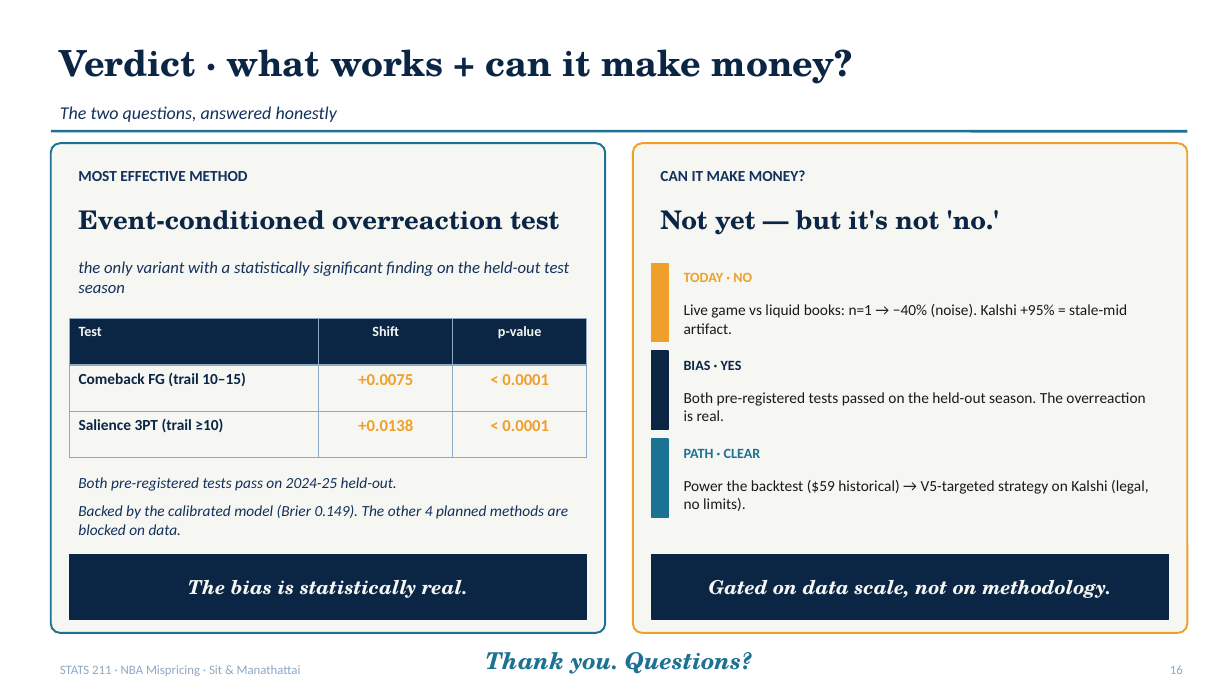
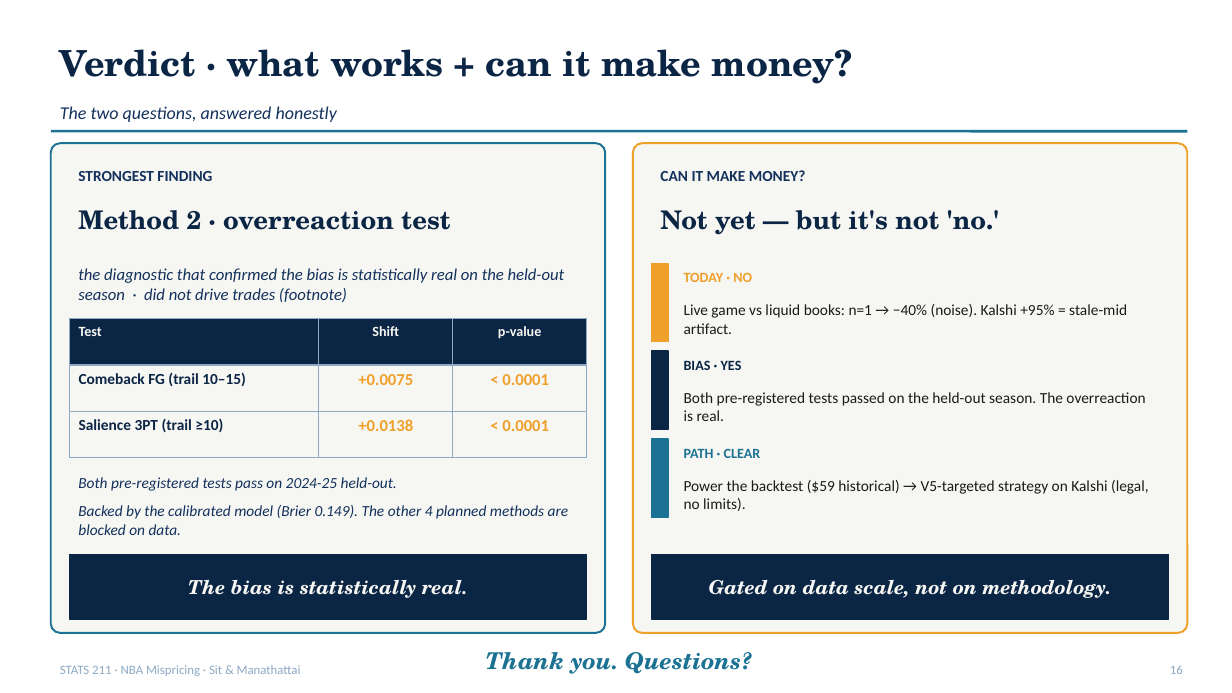
Before and after one commit to ivan-sit/live-nba-market-mispricing-detection, a slide deck: slide 16 of slides/final_deck.pptx. Drawn at 1232x693 pixels with LibreOffice and Linux fonts; fonts in the diff are those of the drawing. Boxes give left, top, right and bottom in pixels: in the first picture for what was removed or moved away, otherwise in the second. Text is boxed around its words. In the diff, an @@ line names an element or a change of style, - is before the commit and + after.

```diff
--- a/slides/final_deck.pptx
+++ b/slides/final_deck.pptx
@@ text at box(78, 171, 212, 181): text changed @@
-MOST EFFECTIVE METHOD
+STRONGEST FINDING
@@ text at box(78, 210, 450, 230): text changed @@
-Event-conditioned overreaction test
+Method 2 · overreaction test
@@ text at box(78, 268, 565, 302): text changed @@
-the only variant with a statistically significant finding on the held-out test season
+the diagnostic that confirmed the bias is statistically real on the held-out season · did not drive trades (footnote)
```
Also in this commit, not shown: 1 other slide changed, 2 other files.
